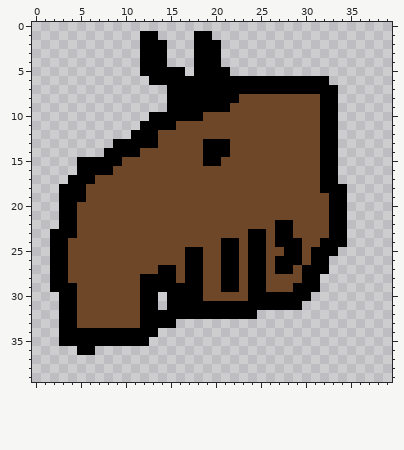
Pixel-art sprite -- pieces/black/Buffalo.png. That is the earlier state.
The file is 40x40 pixels.
The result:
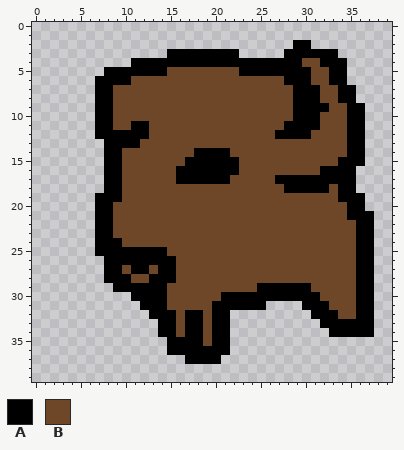
Palette (. is transparent): A #000000  B #6e4628
Change:
Changed rows in their new state; - is an unchanged pixel.
first column x 2:
 1 ----------..----..------------------
 2 ----------...---...--------AA-------
 3 ----------...AAA---AA-----AAAAAA----
 4 ---------A---AAA---AAAAAAAAABBAAA---
 5 ------AAAA---BBBBBBBBAAAAAAAABBAA---
 6 -----AAAABBBBBBBBBBBBBBBBB---BBAA---
 7 -----AABBBBBBBBBBBBBBBBBBBB---BBAA--
 8 -----AABBBBBBBBBBBBBB------AAABBAA--
 9 -----AABBBBBBBBBBBBB-------AAA-BBAA-
10 -----AABBBBBBBBBB----------AAABBBAA-
11 -----AABBA-BBB------------AAAABBBAA-
12 -----AAAA--B-------------AAAA-BBBAA-
13 ------A---BB-----BBB----------BBBAA-
14 --------BB------A-------------BBBAA-
15 ---...---------AA--AA---------BBAAA-
16 ---...-A------AAAAAAA-----------AA--
17 --....AA------AAAAAA-----AAAAA--AA--
18 -.....AA------------------AAAA-B-A--
19 -....AAA-----------------------B-AA-
20 -....AA------------------------BBAA-
21 -....AA------------------------BBAAA
22 -....AA------------------BB----BBBAA
23 .....AA---------------BB-BB----BBBAA
24 .....AAA-----------BB-BB-BBB--BBBBAA
25 .....AAAAAAAA--BB--BB-BB--BB-BBBBBAA
26 ......AAAAAAAA-BB--BB-BB-BBB-BBBBBAA
27 ......AA-AA----BB--BB-BB-BB-BBBBBBAA
28 ......AAA-B----BB--BB-BB----BBBBBBAA
29 .......AAA---BBBB--BB-B-AAA--BBBBBAA
30 -........A--ABBBB--AAA-------ABBBBAA
31 -.........--ABBBBB------....AAABBBAA
32 -..........---B--B--...------AAABBAA
33 -...........--BAABAA----------AAAAAA
34 -...........AABAABAA-----------AAAAA
35 -..........--AAAABAA----------------
36 ---..--------AAAAAAA----------------
37 ---------------AAAA-----------------
Pixel boxes of the changes (left, top, right, bottom) in both pictures:
changed: (50, 31, 374, 364)
